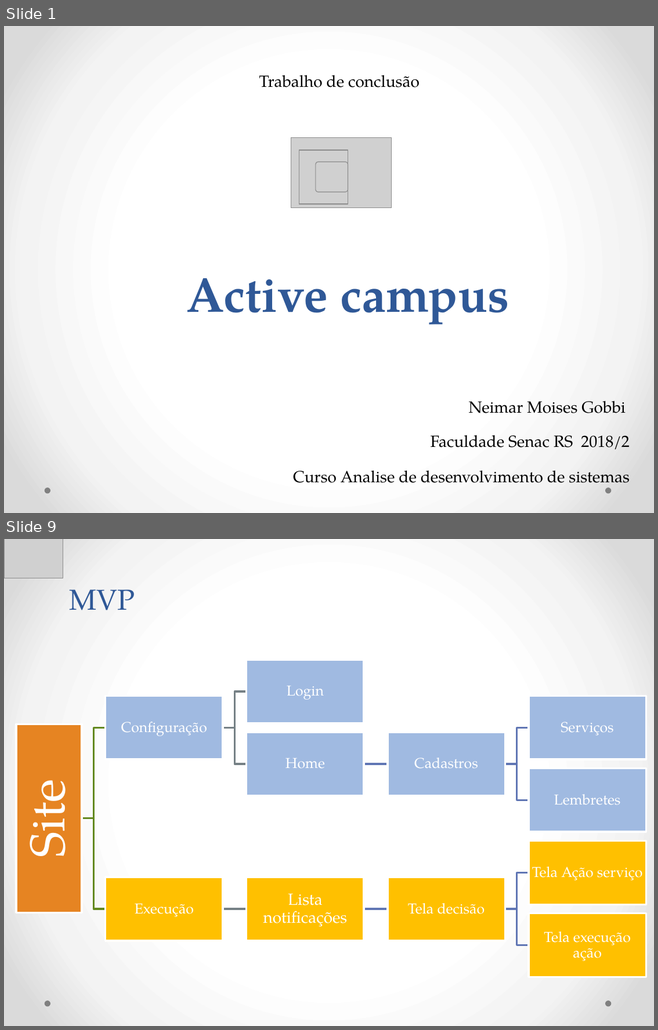
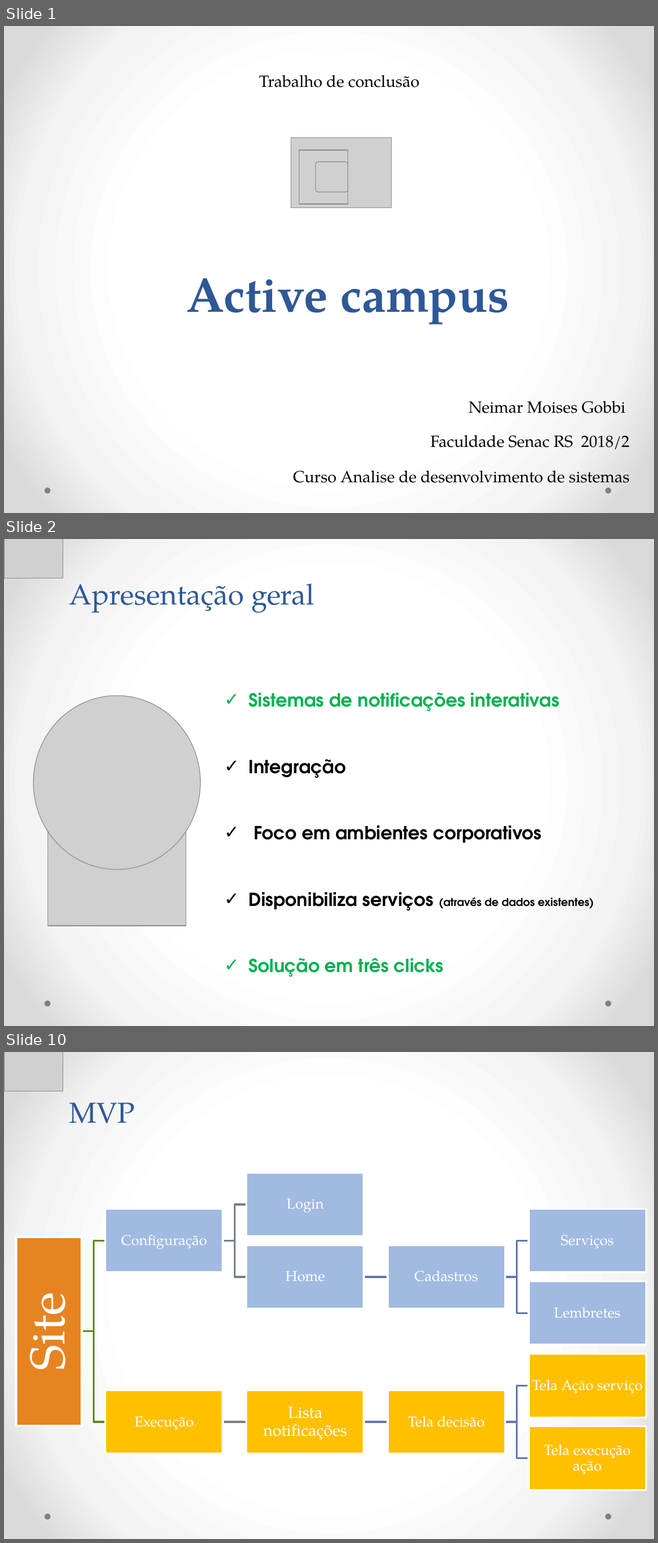
Before and after one commit to Neimarmg/TCC, a slide deck: Ppt-Andamento.pptx. Shown one above the other, each under a label of ours: slides 1 and 9 before the commit, slides 1, 2 and 10 after it; the slides between them are not shown. The pictures are 658x1030 and 658x1543 pixels, drawn with LibreOffice and Linux fonts; fonts in the diff are those of the drawing; grey boxes stand for pictures. Boxes give left, top, right and bottom in pixels: in the first picture for what was removed or moved away, otherwise in the second. Text is boxed around its words. In the diff, an @@ line names an element or a change of style, - is before the commit and + after.

```diff
--- a/Ppt-Andamento.pptx
+++ b/Ppt-Andamento.pptx
@@ slide 2 added at (x1=4, y1=539, x2=654, y2=1026), background gradient #FFFFFF to #F4F4F4 to #DADADA; not listed: 2 template elements that a slide beside it also shows @@
@@ picture added at (x1=4, y1=539, x2=63, y2=578) @@
@@ title added at (x1=70, y1=584, x2=314, y2=613), 32 pt, text #2F5897 @@
+Apresentação geral
@@ text added at (x1=248, y1=693, x2=594, y2=977), 20 pt, text #000000, bold @@
+✓ Sistemas de notificações interativas
+✓ Integração
+✓ Foco em ambientes corporativos
+✓ Disponibiliza serviços (através de dados existentes)
+✓ Solução em três clicks
@@ picture added at (x1=33, y1=696, x2=200, y2=870) @@
@@ picture added at (x1=48, y1=824, x2=186, y2=926) @@
@@ what was slide 9 is now slide 10 @@
```
Also in this commit, not shown: 6 slides changed, 5 other slides added, 13 slides removed.
